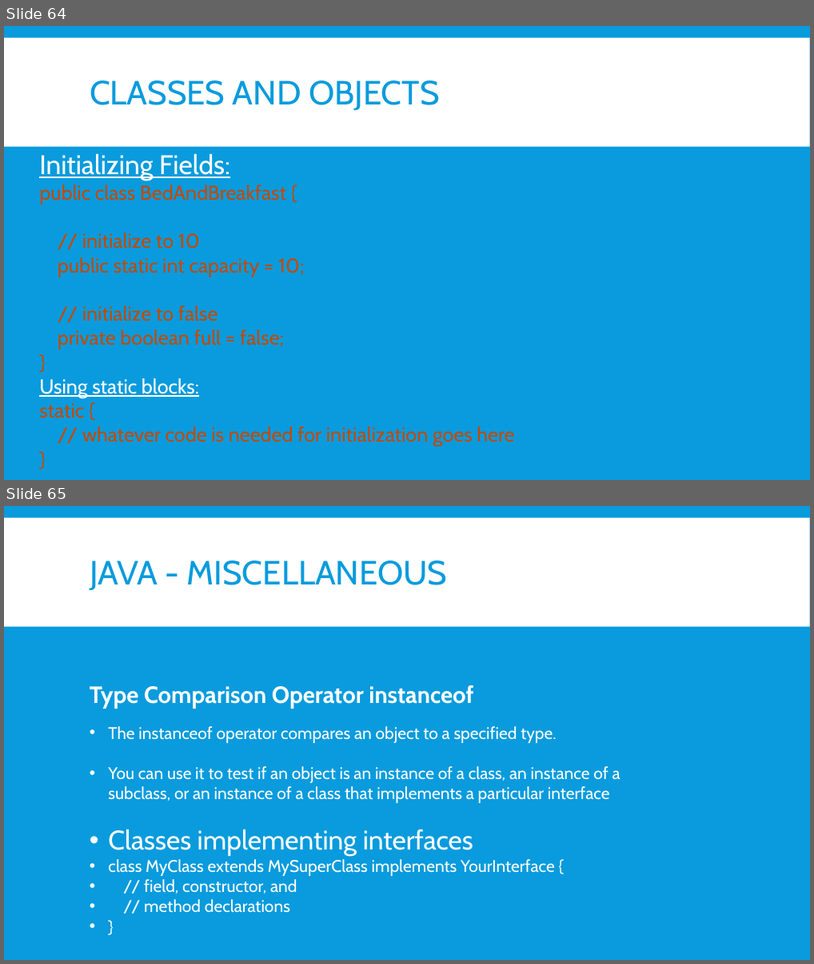
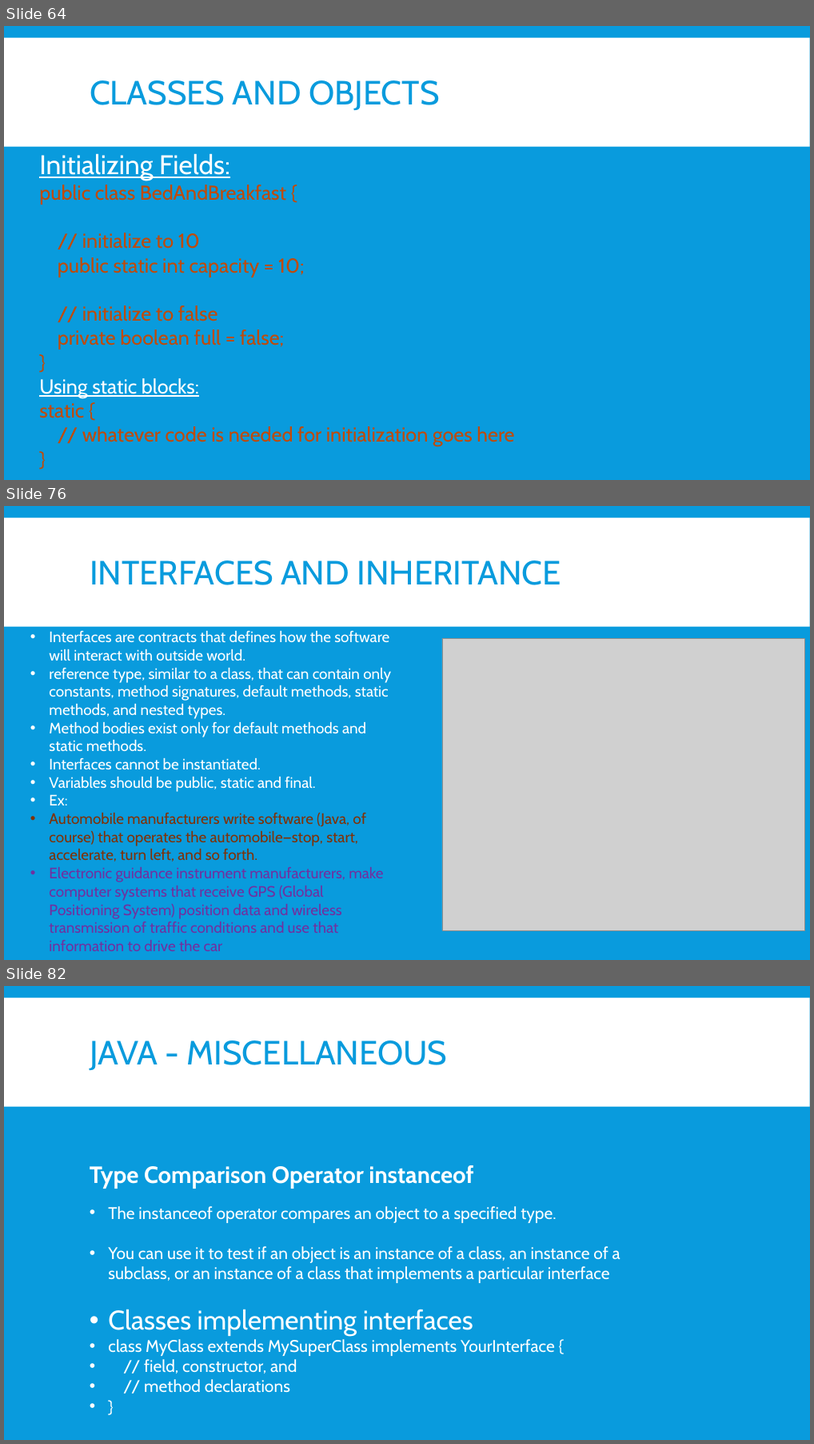
Before and after one commit to nmsgit1234/TechnicalDocs, a slide deck: training/core_java/core_java.pptx. Shown one above the other, each under a label of ours: slides 64 and 65 before the commit, slides 64, 76 and 82 after it; the slides between them are not shown. The pictures are 814x964 and 814x1444 pixels, drawn with LibreOffice and Linux fonts; fonts in the diff are those of the drawing; grey boxes stand for pictures. Boxes give left, top, right and bottom in pixels: in the first picture for what was removed or moved away, otherwise in the second. Text is boxed around its words. In the diff, an @@ line names an element or a change of style, - is before the commit and + after.

Commit message:
updated for interfaces

```diff
--- a/training/core_java/core_java.pptx
+++ b/training/core_java/core_java.pptx
@@ slide 76 added at (4,506,810,960), background #099BDD; not listed: 1 template element that a slide beside it also shows @@
@@ title added at (90,560,562,585), 40 pt, text #099BDD @@
+INTERFACES AND INHERITANCE
@@ text added at (49,630,391,951), 18 pt, text #FFFFFF @@
+• Interfaces are contracts that defines how the software will interact with outside world.
+• reference type, similar to a class, that can contain only constants, method signatures, default methods, static methods, and nested types.
+• Method bodies exist only for default methods and static methods.
+• Interfaces cannot be instantiated.
+• Variables should be public, static and final.
+• Ex:
+• Automobile manufacturers write software (Java, of course) that operates the automobile—stop, start, accelerate, turn left, and so forth.
+• Electronic guidance instrument manufacturers, make computer systems that receive GPS (Global Positioning System) position data and wireless transmission of traffic conditions and use that information to drive the car
@@ picture added at (442,638,805,930) @@
@@ what was slide 65 is now slide 82 @@
```
Also in this commit, not shown: 2 slides changed, 16 other slides added, 9 other files.
